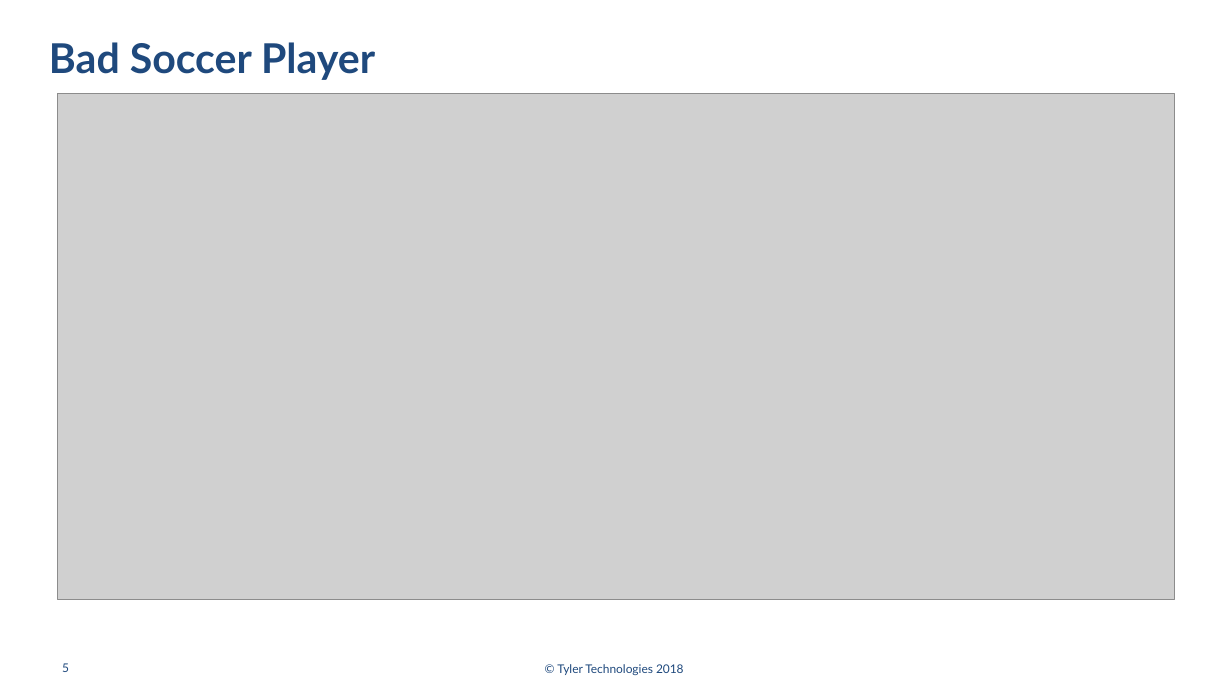
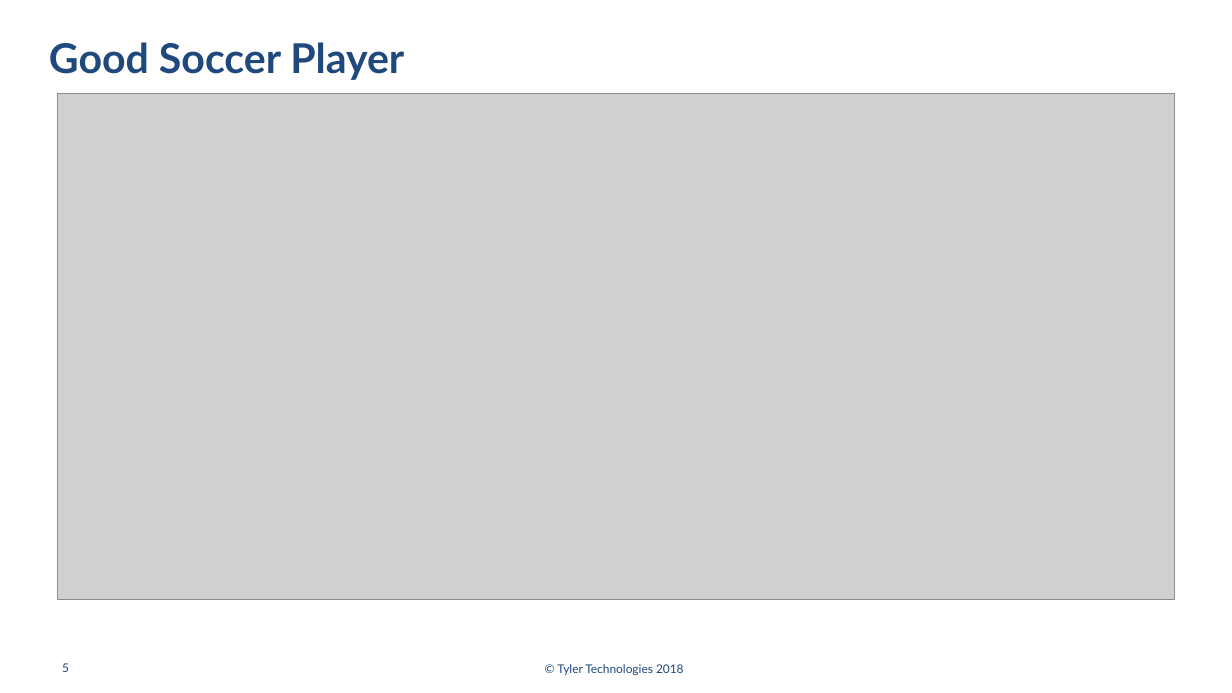
Before and after one commit to scohe001/SOLID-Presentation, a slide deck: slide 5 of PowerPoint/SOLID.pptx. Drawn at 1232x693 pixels with LibreOffice and Linux fonts; fonts in the diff are those of the drawing; grey boxes stand for pictures; background and template pictures are left out. Boxes give left, top, right and bottom in pixels: in the first picture for what was removed or moved away, otherwise in the second. Text is boxed around its words. In the diff, an @@ line names an element or a change of style, - is before the commit and + after.

```diff
--- a/PowerPoint/SOLID.pptx
+++ b/PowerPoint/SOLID.pptx
@@ title at (x1=49, y1=42, x2=404, y2=80): text changed @@
-Bad Soccer Player
+Good Soccer Player
```
Also in this commit, not shown: 1 slide added, 2 other files.
